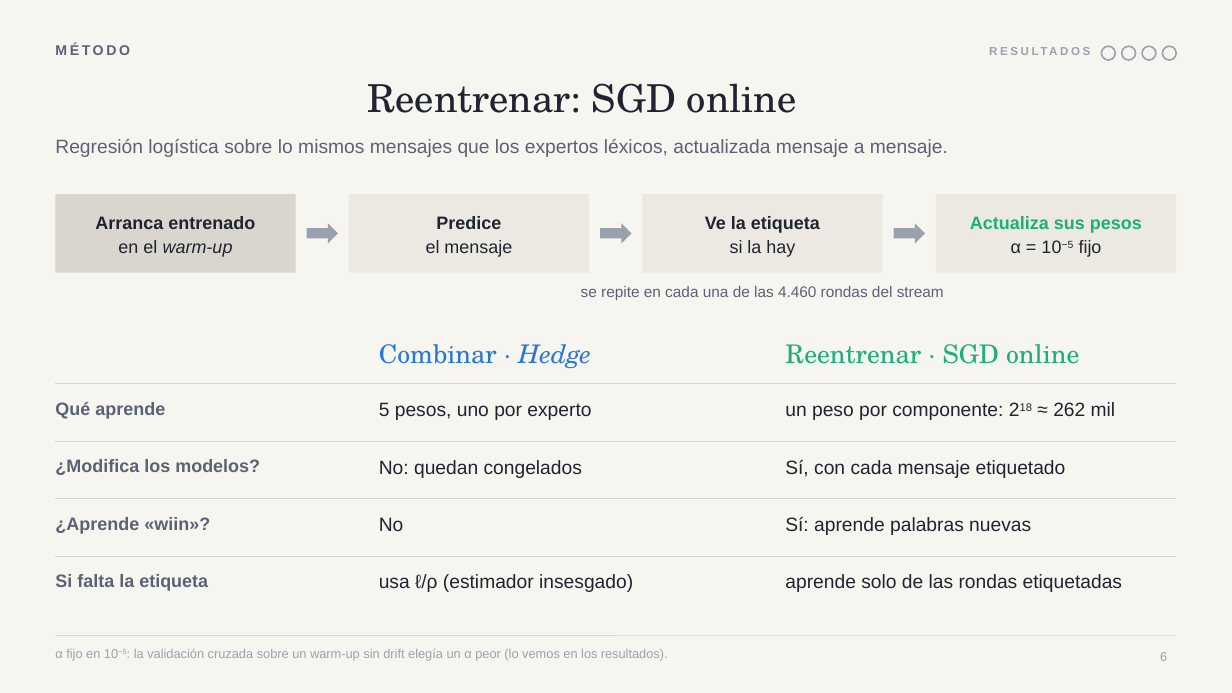
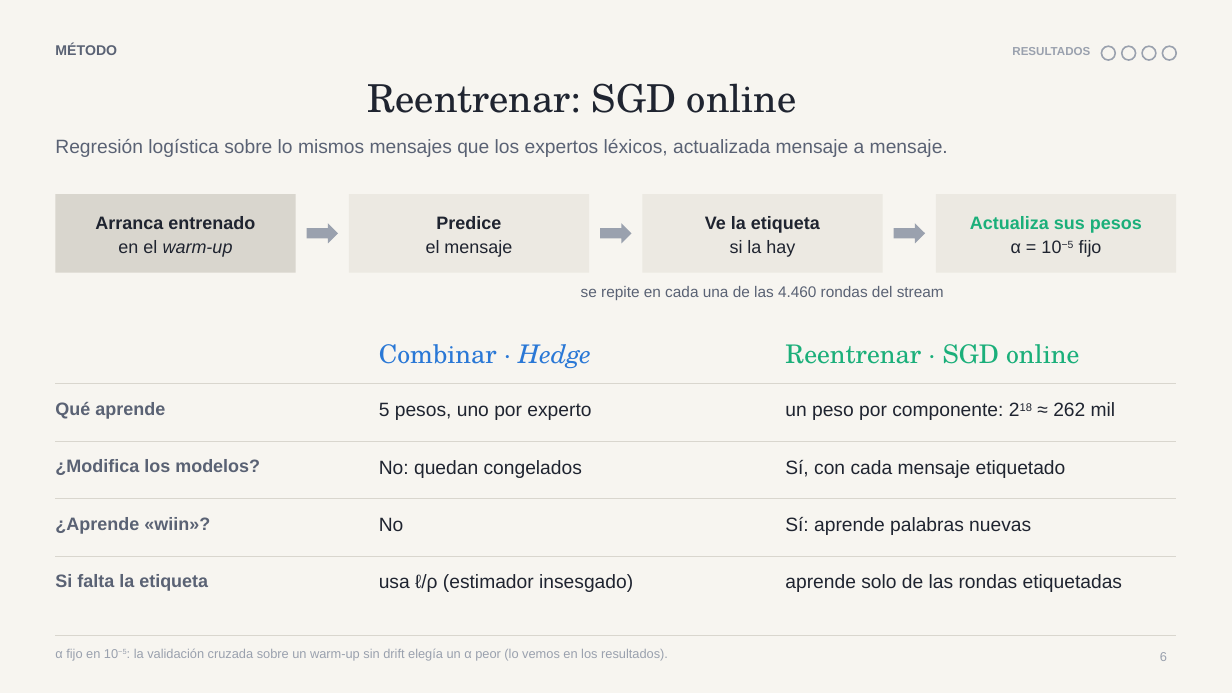
Before and after one commit to pmdiaz/spam-detection-hedge, a slide deck: slide 6 of presentacion/combinar_o_reentrenar v2.pptx. Drawn at 1232x693 pixels with LibreOffice and Linux fonts; fonts in the diff are those of the drawing. Boxes give left, top, right and bottom in pixels: in the first picture for what was removed or moved away, otherwise in the second. Text is boxed around its words. In the diff, an @@ line names an element or a change of style, - is before the commit and + after.

```diff
--- a/presentacion/combinar_o_reentrenar v2.pptx
+++ b/presentacion/combinar_o_reentrenar v2.pptx
@@ text "MÉTODO" at (x1=55, y1=44, x2=117, y2=55): letter spacing 2 to 0 pt @@
@@ text "RESULTADOS" at (x1=1012, y1=47, x2=1090, y2=55): letter spacing 2 to 0 pt @@
```
Also in this commit, not shown: 20 other slides changed.
